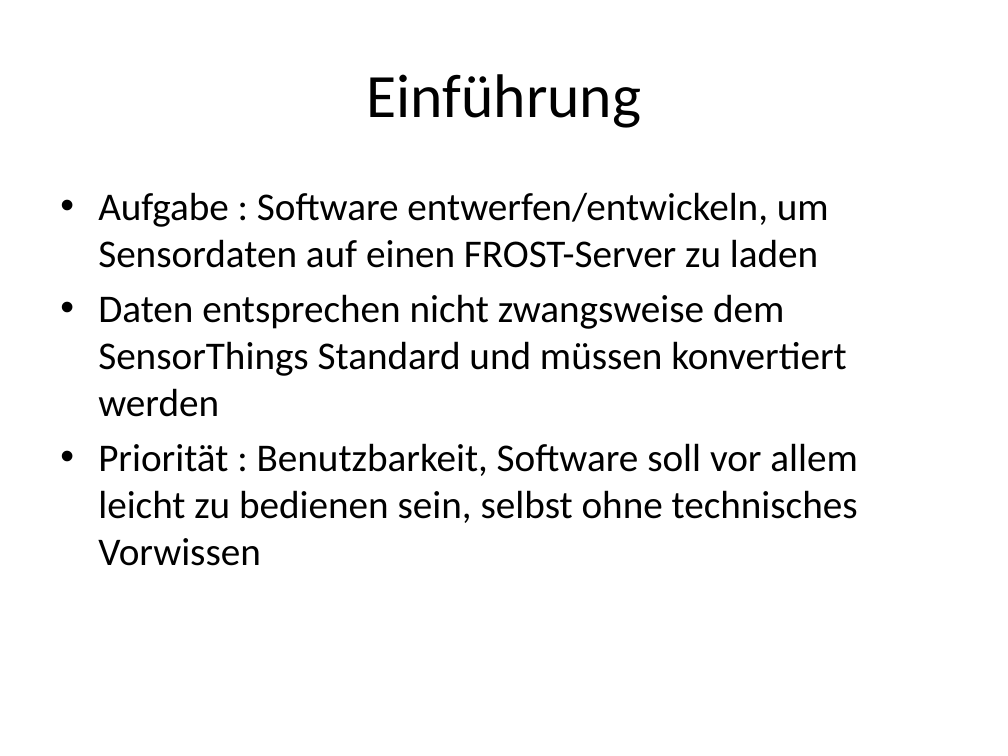
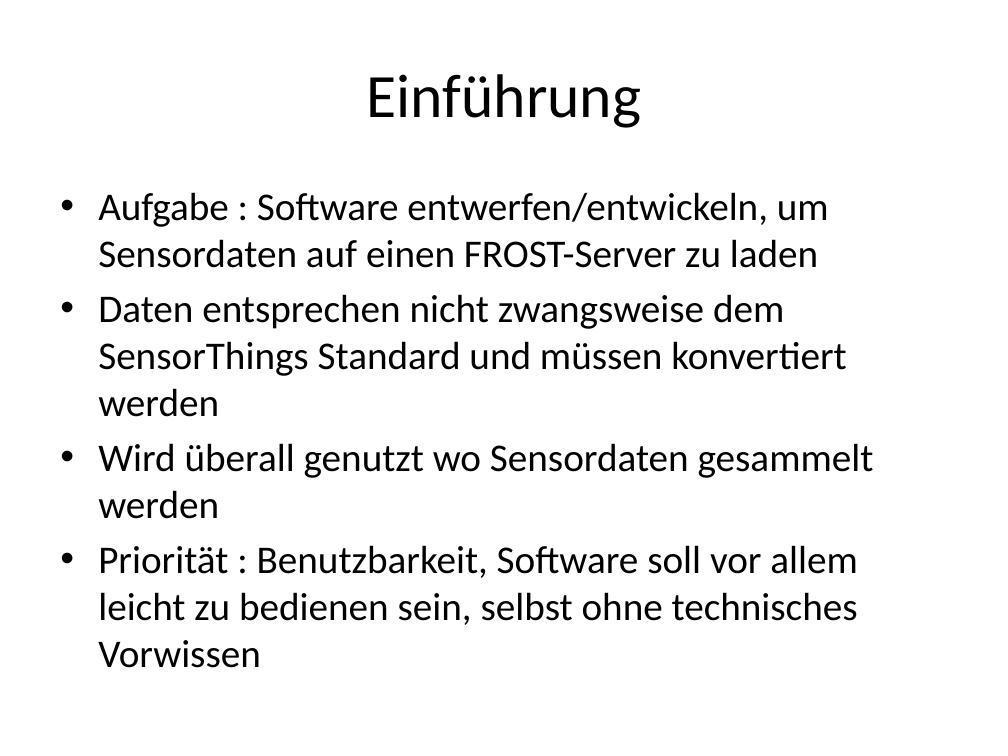
Before and after one commit to Chillimport/PSE-Sensoren, a slide deck: slide 2 of Pflichtenheft/Pflichtenheft Präsentation.pptx. Drawn at 1008x756 pixels with LibreOffice and Linux fonts; fonts in the diff are those of the drawing. Boxes give left, top, right and bottom in pixels: in the first picture for what was removed or moved away, otherwise in the second. Text is boxed around its words. In the diff, an @@ line names an element or a change of style, - is before the commit and + after.

Commit message:
Präsentation ergänzt

```diff
--- a/Pflichtenheft/Pflichtenheft Präsentation.pptx
+++ b/Pflichtenheft/Pflichtenheft Präsentation.pptx
@@ text at bbox=[98, 443, 874, 519]: paragraph added @@
+• Wird überall genutzt wo Sensordaten gesammelt werden
```
Also in this commit, not shown: 2 other files.
